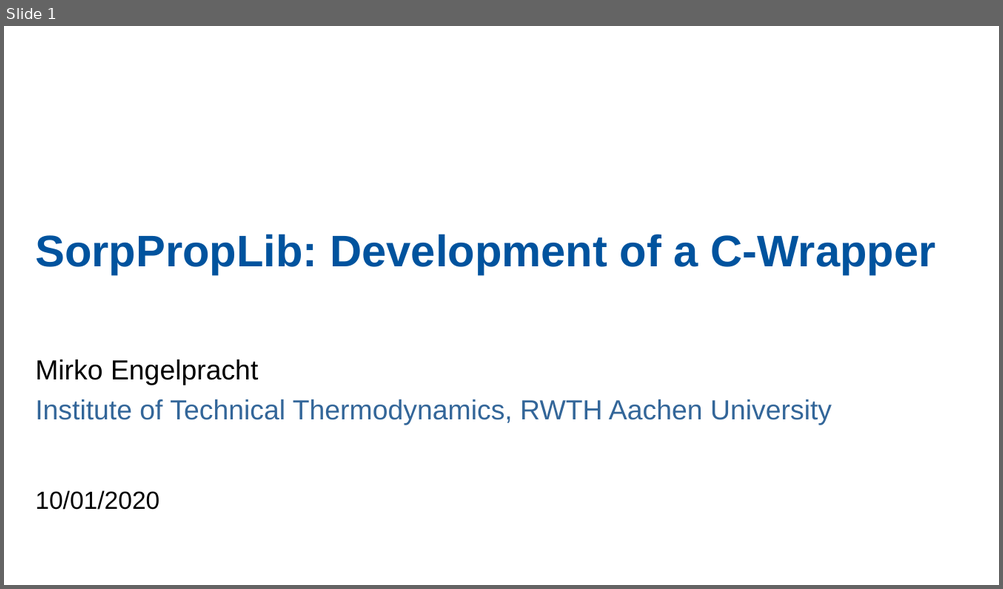
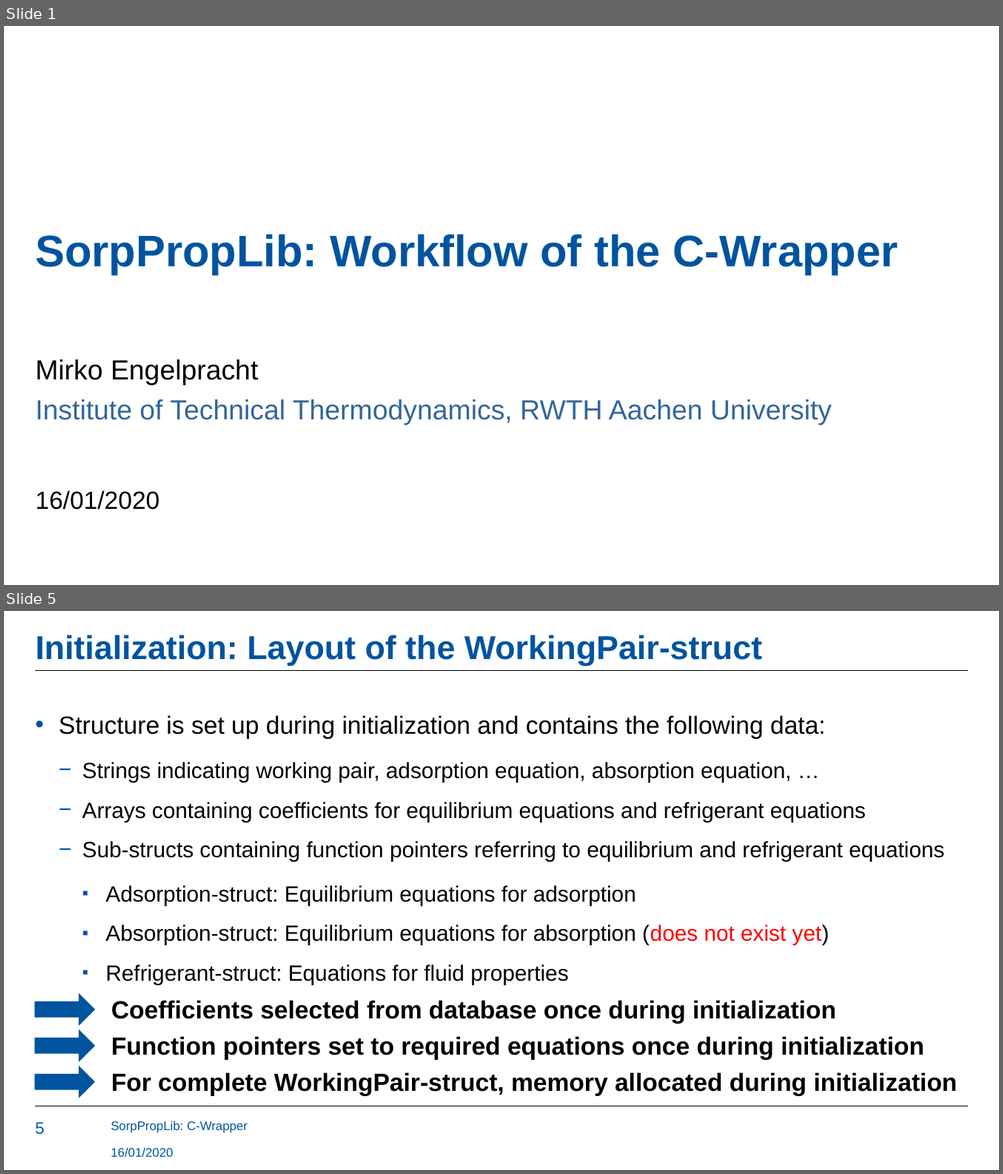
Before and after one commit to carlesRT/sorpproplib_JSON, a slide deck: c_wrapper/SorpPropLib_CWrapper.pptx. Shown one above the other, each under a label of ours: slide 1 before the commit, slides 1 and 5 after it; the slides between them are not shown. The pictures are 1003x589 and 1003x1174 pixels, drawn with LibreOffice and Linux fonts; fonts in the diff are those of the drawing; background and template pictures are left out. Boxes give left, top, right and bottom in pixels: in the first picture for what was removed or moved away, otherwise in the second. Text is boxed around its words. In the diff, an @@ line names an element or a change of style, - is before the commit and + after.

Commit message:
Updated workflow of C wrapper

```diff
--- a/c_wrapper/SorpPropLib_CWrapper.pptx
+++ b/c_wrapper/SorpPropLib_CWrapper.pptx
@@ slide 5 added at (4, 611, 999, 1170), background #FFFFFF @@
@@ title added at (35, 635, 762, 666), 24 pt, text #00549F, bold @@
+Initialization: Layout of the WorkingPair-struct
@@ line added from (35, 671) to (967, 671), #000000 0.5 pt @@
@@ text added at (59, 715, 944, 985), 16 pt, text #000000 @@
+• Structure is set up during initialization and contains the following data:
+  − Strings indicating working pair, adsorption equation, absorption equation, …
+  − Arrays containing coefficients for equilibrium equations and refrigerant equations
+  − Sub-structs containing function pointers referring to equilibrium and refrigerant equations
+    ▪ Adsorption-struct: Equilibrium equations for adsorption
+    ▪ Absorption-struct: Equilibrium equations for absorption (does not exist yet)
+    ▪ Refrigerant-struct: Equations for fluid properties
@@ right arrow added at (35, 995, 94, 1025), fill #00549F, outline #00549F 1 pt @@
@@ text added at (111, 1000, 836, 1023), 18 pt, text #000000, bold @@
+Coefficients selected from database once during initialization
@@ right arrow added at (35, 1032, 94, 1062), fill #00549F, outline #00549F 1 pt @@
@@ text added at (111, 1037, 924, 1059), 18 pt, text #000000, bold @@
+Function pointers set to required equations once during initialization
@@ right arrow added at (35, 1068, 94, 1097), fill #00549F, outline #00549F 1 pt @@
@@ text added at (111, 1073, 957, 1096), 18 pt, text #000000, bold @@
+For complete WorkingPair-struct, memory allocated during initialization
@@ line added from (35, 1106) to (967, 1106), #000000 0.5 pt @@
@@ text added at (111, 1121, 247, 1133), 9 pt, text #00549F @@
+SorpPropLib: C-Wrapper
@@ page number added at (35, 1122, 44, 1135), 12 pt, text #00549F @@
+5
@@ text added at (111, 1147, 173, 1158), 9 pt, text #00549F @@
+16/01/2020
@@ slide 1 changed as well @@
@@ title at (35, 234, 897, 275): text changed; text colour #00539E to #00549F @@
-SorpPropLib: Development of a C-Wrapper
+SorpPropLib: Workflow of the C-Wrapper
@@ text at (35, 491, 159, 510): text changed @@
-10/01/2020
+16/01/2020
```
Also in this commit, not shown: 6 other slides changed, 6 other slides added, 7 slides removed.
